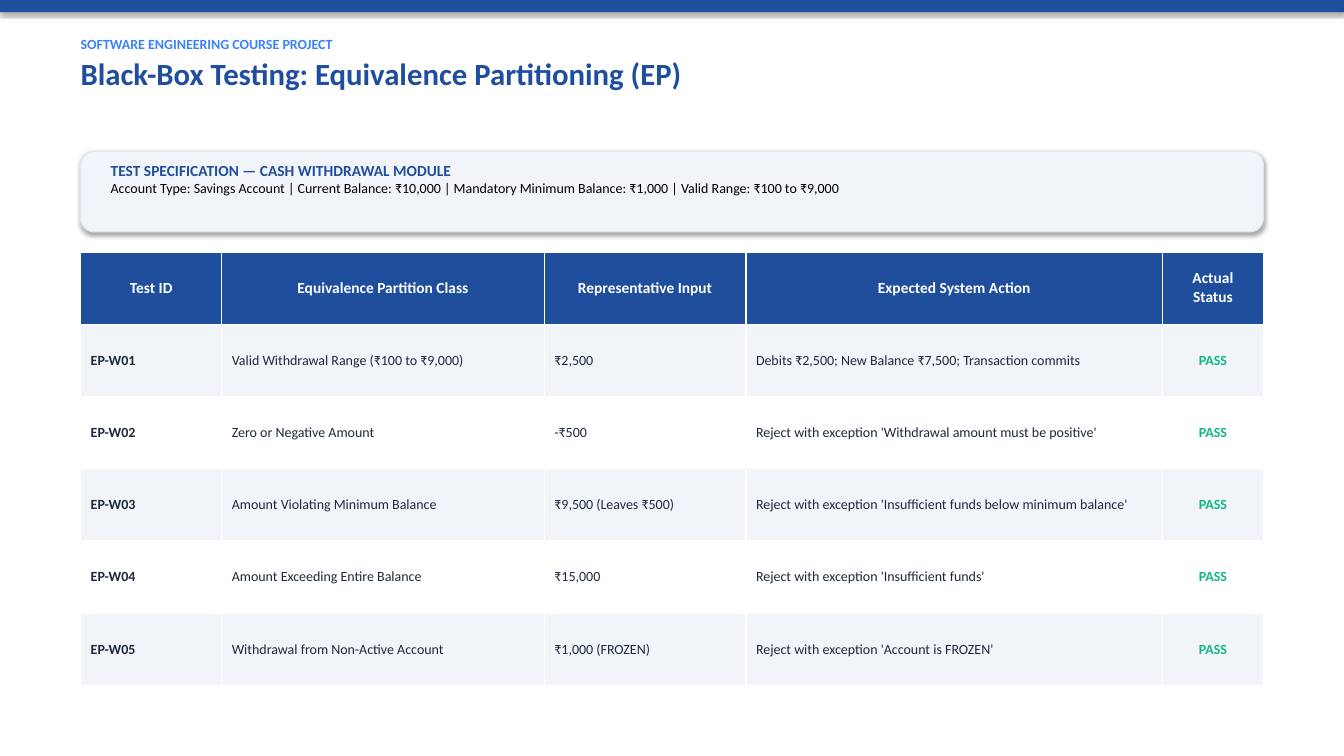
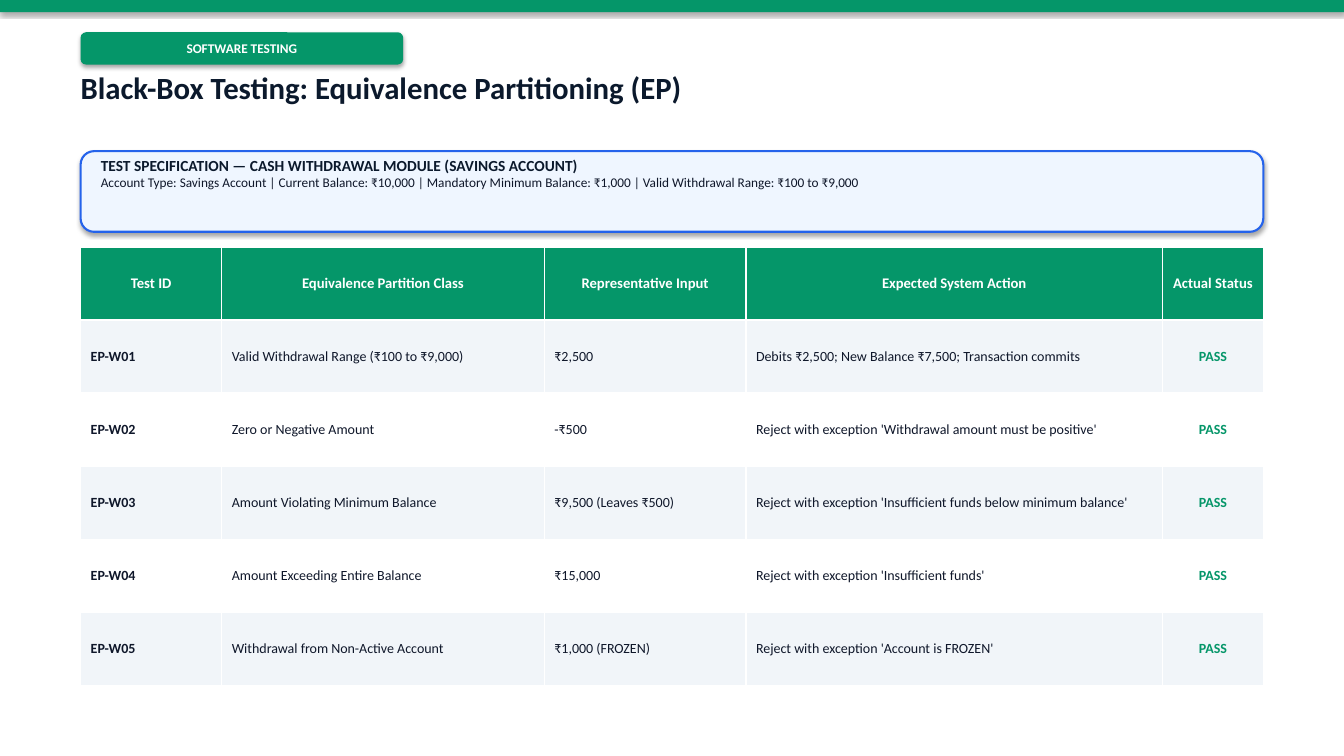
Before and after one commit to shreyasghatekar1-prog/Database-Management-System-Course-Project, a slide deck: slide 22 of Bank_Management_System_Software_Engineering_Presentation.pptx. Drawn at 1344x756 pixels with LibreOffice and Linux fonts; fonts in the diff are those of the drawing. Boxes give left, top, right and bottom in pixels: in the first picture for what was removed or moved away, otherwise in the second. Text is boxed around its words. In the diff, an @@ line names an element or a change of style, - is before the commit and + after.

```diff
--- a/Bank_Management_System_Software_Engineering_Presentation.pptx
+++ b/Bank_Management_System_Software_Engineering_Presentation.pptx
@@ rectangle at bbox=[0, 0, 1344, 12]: fill #1F4E9C to #059669 @@
@@ text at bbox=[81, 40, 333, 49]: paragraph removed @@
-SOFTWARE ENGINEERING COURSE PROJECT
@@ rounded rectangle added at bbox=[81, 32, 403, 65], fill #059669, 9.5 pt, text #FFFFFF, bold @@
+SOFTWARE TESTING
@@ text "Black-Box Testing: Equivalence Partitioning (EP)": place and size @@
-text "Black-Box Testing: Equivalence Partitioning (EP)" at bbox=[81, 40, 682, 91]
+text "Black-Box Testing: Equivalence Partitioning (EP)" at bbox=[81, 76, 682, 105]
@@ text "Black-Box Testing: Equivalence Partitioning (EP)" at bbox=[81, 76, 682, 105]: text colour #1F4E9C to #0B192C; less space between paragraphs @@
@@ rounded rectangle at bbox=[81, 151, 1263, 232]: fill #F1F5F9 to #EFF6FF; outline #E2E8F0 1 pt to #2563EB 1.5 pt @@
@@ text at bbox=[101, 159, 859, 190]: text changed; size 10 to 9.5 pt; text colour #000000 to #0F172A @@
-TEST SPECIFICATION — CASH WITHDRAWAL MODULE
-Account Type: Savings Account | Current Balance: ₹10,000 | Mandatory Minimum Balance: ₹1,000 | Valid Range: ₹100 to ₹9,000
+TEST SPECIFICATION — CASH WITHDRAWAL MODULE (SAVINGS ACCOUNT)
+Account Type: Savings Account | Current Balance: ₹10,000 | Mandatory Minimum Balance: ₹1,000 | Valid Withdrawal Range: ₹100 to ₹9,000
@@ table at bbox=[81, 247, 1263, 686] @@
@@ fill #1F4E9C to #059669 in row 1 @@
@@ size 11 to 10.5 pt in "Test ID", "Equivalence Partition Class", "Representative Input", "Expected System Action" and 1 more places @@
@@ text colour #1E293B to #0F172A in "EP-W01", "Valid Withdrawal Range (₹100 to ₹9,000)", "₹2,500", "Debits ₹2,500; New Balance ₹7,500; Transaction commits" and 16 more places @@
@@ text colour #10B981 to #059669 in "PASS", "PASS", "PASS", "PASS" and 1 more places @@
@@ table: place and size @@
-table at bbox=[81, 252, 1263, 686]
+table at bbox=[81, 247, 1263, 686]
```
Also in this commit, not shown: 26 other slides changed, 2 slides added, 2 slides removed, 1 other file.
